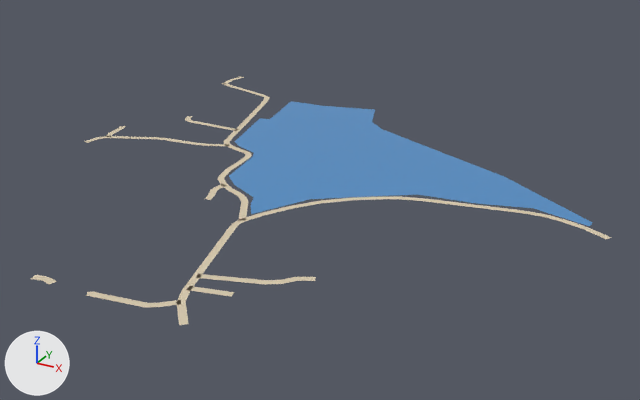
The glTF model public/assets/bengaluru-region-v1/tiles/t0_-35-l1.glb as it was, and as the next commit left it.
The view is the same before and after, from a camera (50 mm lens) standing at (601.0, -17885.0, 301.0) and looking at (255.0, -17255.0, -14.0). The axes (+X, +Y, +Z) are drawn at lower left. The lights are the same throughout. The first picture is the older version.

Script lines for the objects in view, before the commit:
```python
me_ground = bpy.data.meshes.new('ground')
me_ground.from_pydata(...)  # 234 vertices, 212 faces; spans x -3.0..501.0, y -3.0..501.0, z 1.0
me_ground.materials.append(mat_ground)
# before: 164 (481.0, 270.0, 1.0) at pixel (587, 227), 165 (479.0, 264.0, 1.0) at pixel (583, 229), 166 (500.0, 260.0, 1.0) at pixel (610, 237), 167 (498.0, 255.0, 1.0) at pixel (605, 238), 168 (501.0, 260.0, 1.0) at pixel (611, 237)
# before: 169 (499.0, 254.0, 1.0) at pixel (606, 239)
me_water = bpy.data.meshes.new('water')
me_water.from_pydata(...)  # 153 vertices, 244 faces; spans x 107.0..482.0, y 164.0..463.0, z 0.0
me_water.materials.append(mat_water)
ob_ground = bpy.data.objects.new('ground', me_ground)
ob_ground.location = (0.0, -17500.0, 0.0)
ob_water = bpy.data.objects.new('water', me_water)
ob_water.location = (0.0, -17500.0, 0.0)
```
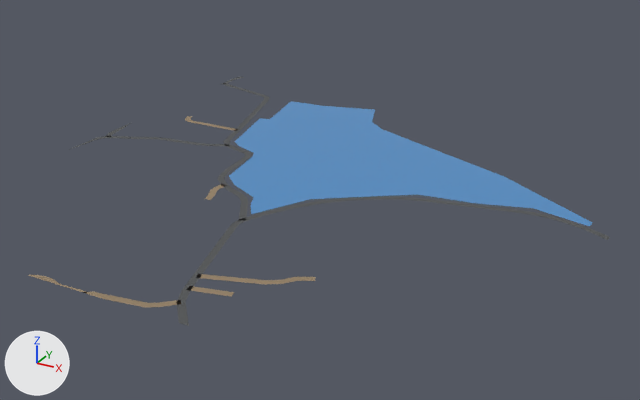
Where the change shows, as pixel boxes [x1, y1, x2, y2] in the pictures (640 x 400 px; the box of a moved part takes in the faces that stretch with it):
'ground', reshaped
    before: [31, 77, 611, 325]
    after: [29, 77, 609, 326]
part 1 of me_ground, moved or reshaped
    before: [221, 77, 244, 84]
    after: [222, 77, 244, 84]
part 2 of me_ground, reshaped
    before: [31, 126, 126, 303]
    after: [29, 123, 130, 303]
part 3 of me_ground, moved or reshaped
    before: [584, 227, 611, 239]
    after: [584, 227, 609, 240]
part 4 of me_ground, recoloured
    both: [41, 83, 587, 324]

The change in detail:
me_ground is used by ob_ground; location (0.0, -17500.0, 0.0).
Verts and faces of me_ground; kept vertices keep their numbers, new ones are numbered from 234.
me_ground had 234 vertices, 212 faces and spanned x -3.0..501.0, y -3.0..501.0, z 1.0.
me_ground now has 251 vertices, 229 faces and spans x 0.0..500.0, y 0.0..500.0, z 1.0.
Part 1, on me_ground:
5 vertices are removed from x -2.0..9.0, y 460.0..501.0, z 1.0.
7 faces are deleted.
1 vertex moves from x -2.0, y 465.0, z 1.0 to x 0.0, y 459.0, z 1.0.
7 vertices are added at x 0.0..9.0, y 466.0..500.0, z 1.0.
9 new faces join them.
Part 2, on me_ground:
10 vertices are removed from x -3.0..216.0, y -3.0..282.0, z 1.0.
15 faces are deleted.
6 vertices move from x -3.0..172.0, y -1.0..280.0, z 1.0 to x 0.0..172.0, y 0.0..280.0, z 1.0.
25 vertices are added at x 0.0..223.0, y 0.0..302.0, z 1.0.
30 new faces join them.
Part 3, on me_ground:
Vertices deleted: 168 (with the faces that use them).
Faces deleted: (164, 165, 167), (164, 167, 166).
Vertex 169 moves to (500.0, 259.0, 1.0), pixel (609, 237).
New vertex 254 is at (500.0, 254.0, 1.0), pixel (607, 240).
New faces: (164, 165, 166), (165, 167, 166), (167, 254, 169).
me_ground part 4: 187 kept faces spanning x 0.0..500.0, y 0.0..468.0, z 1.0 get new vertex colours; the middle colour goes from beige #d7c9ae to dark grey #535556.
Other edits to the shape of me_ground do not show in these pictures.
